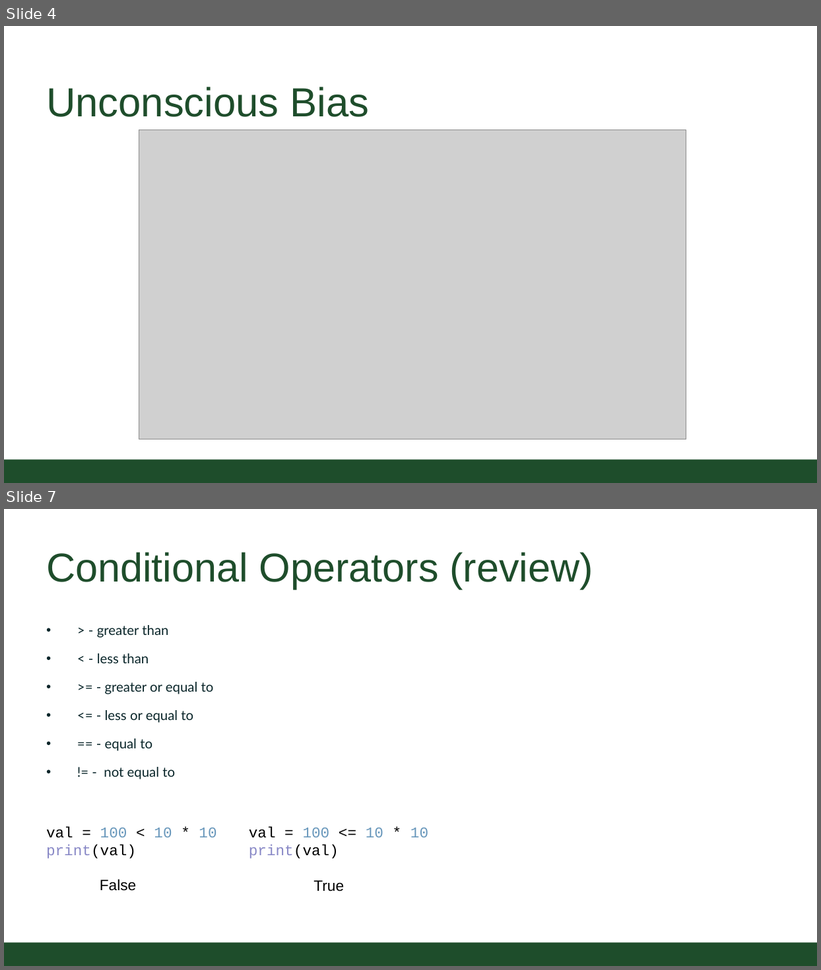
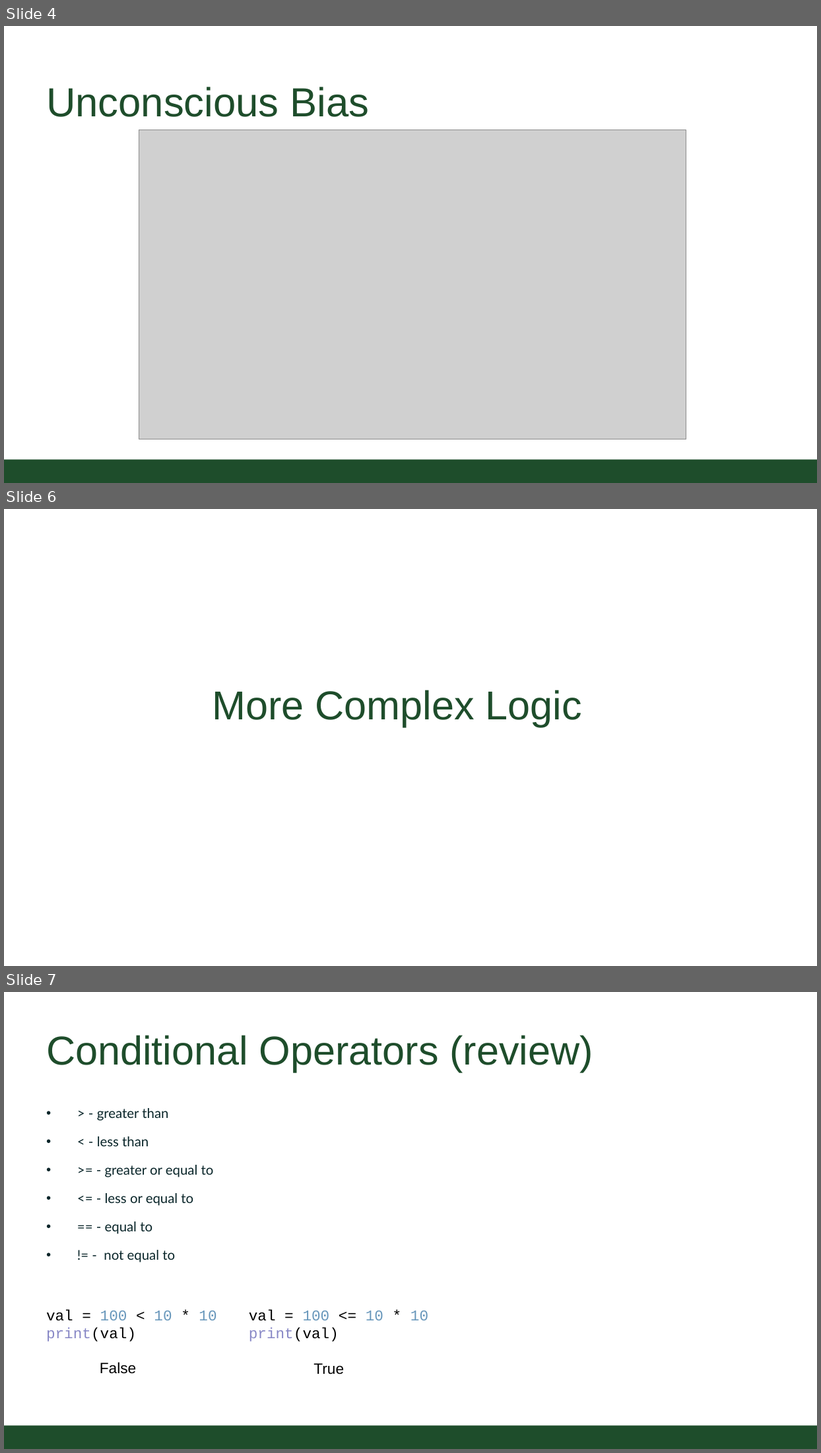
Before and after one commit to CSU-CS150B/handouts, a slide deck: Slides/On-Campus/05_02_unconciousBias_Logic.pptx. Shown one above the other, each under a label of ours: slides 4 and 7 before the commit, slides 4, 6 and 7 after it; the slides between them are not shown. The pictures are 821x970 and 821x1453 pixels, drawn with LibreOffice and Linux fonts; fonts in the diff are those of the drawing; grey boxes stand for pictures; background and template pictures are left out. Boxes give left, top, right and bottom in pixels: in the first picture for what was removed or moved away, otherwise in the second. Text is boxed around its words. In the diff, an @@ line names an element or a change of style, - is before the commit and + after.

```diff
--- a/Slides/On-Campus/05_02_unconciousBias_Logic.pptx
+++ b/Slides/On-Campus/05_02_unconciousBias_Logic.pptx
@@ slide 6 added at (4,509,817,966), background #FFFFFF @@
@@ title added at (212,690,582,727), 54 pt, text #1E4D2B @@
+More Complex Logic
```
Also in this commit, not shown: 2 slides changed, 1 other slide added, 2 slides removed, 2 other files.
